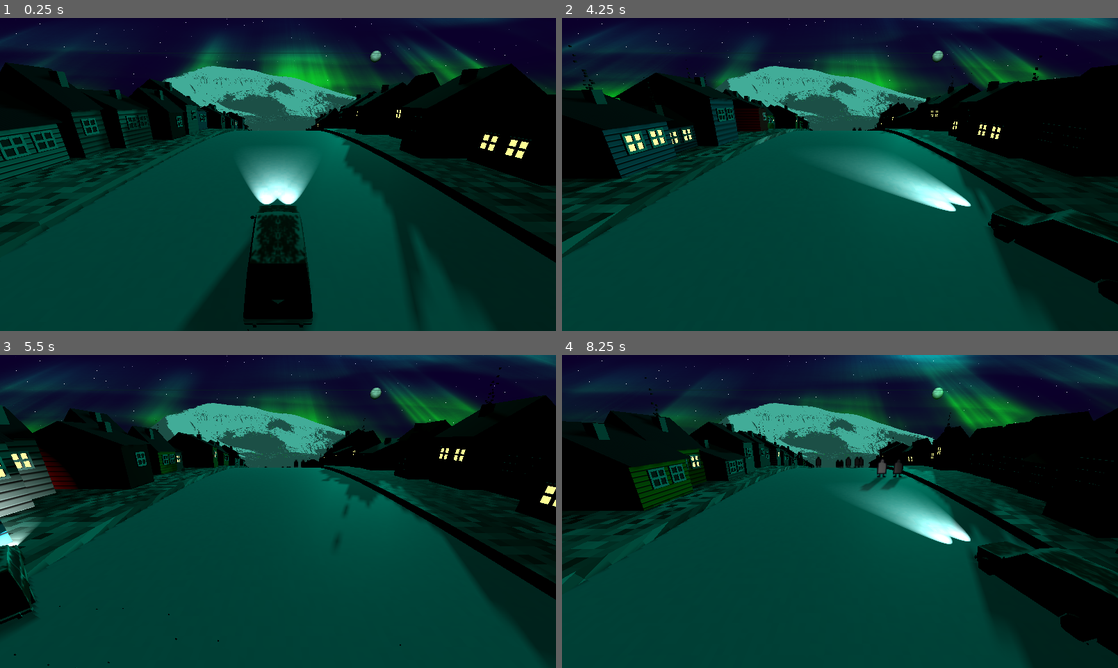
Above: before the commit, frames 1-4 (two rows, left to right).
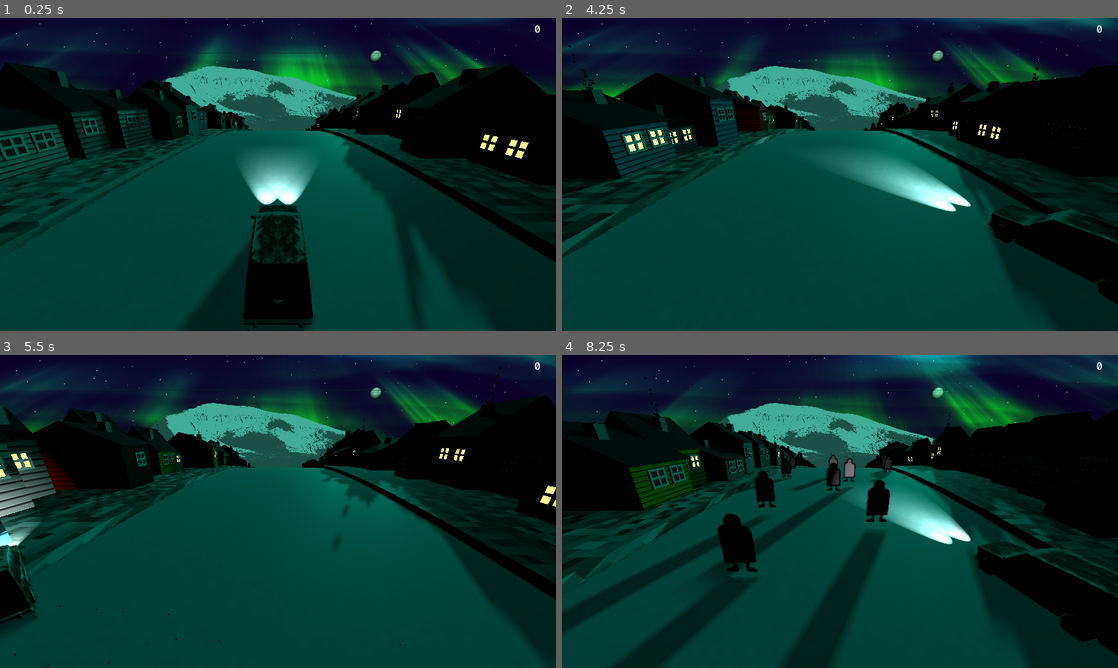
Above: after the commit, the same moments.

Repository: bjornarprytz/waves
Game: Godot game, scene res://main.tscn
Same seed, same stepped clock (60 frames per second), same inputs: the game is played once before the commit and once after it.
Inputs:
- Up to frame 1 (0.25 s): no input
- Up to frame 2 (4.25 s): hold Right (steer_right) 0.53-1.28 s; hold A (steer_left) 1.28-2.03 s; hold Right (steer_right) 2.03-3.53 s; hold A (steer_left) from 3.53 s (still down)
- Up to frame 3 (5.5 s): keep holding A (steer_left)
- Up to frame 4 (8.25 s): release A (steer_left) at 5.78 s; hold Right (steer_right) 5.78-8.03 s; hold A (steer_left) from 8.03 s (still down)

The runs differ from the first frame. In frame 1, less than 0.1% of the frame differs, in the area x 96-98%, y 2-5%; in frame 2, less than 0.1%; in frame 3, 0.1%; in frame 4, 9.1%, in the area x 0-98%, y 2-100%.

Commit message:
tourists

Diff:
--- a/src/autoloads/event_bus.gd
+++ b/src/autoloads/event_bus.gd
@@ -5,3 +5,5 @@
 # Add signals here for game-wide events. Access through the Events singleton
 
 signal game_over(win: bool)
+
+signal tourist_avoided(tourist: Tourist)
--- a/src/car.gd
+++ b/src/car.gd
@@ -77,3 +77,8 @@
 	self.rotation.y = - (momentum + extra_momentum) * .169
 
 	prev_momentum = momentum
+
+
+func _on_hit_box_area_entered(area: Area3D) -> void:
+	if area.owner is Tourist:
+		Events.game_over.emit(false)
--- a/src/car.tscn
+++ b/src/car.tscn
@@ -14,6 +14,9 @@
 colors = PackedColorArray(0.29219356, 0.2921887, 0.2921899, 1, 1, 1, 1, 1)
 
 [sub_resource type="SphereMesh" id="SphereMesh_k61xc"]
+
+[sub_resource type="BoxShape3D" id="BoxShape3D_k61xc"]
+size = Vector3(0.6328125, 0.4296875, 1.7290039)
 
 [node name="CarAnchor" type="Node3D"]
 script = ExtResource("1_7822p")
@@ -97,3 +100,11 @@
 spot_range = 20.0
 spot_attenuation = 2.33
 spot_angle = 20.0
+
+[node name="HitBox" type="Area3D" parent="."]
+
+[node name="Shape" type="CollisionShape3D" parent="HitBox"]
+transform = Transform3D(1, 0, 0, 0, 1, 0, 0, 0, 1, 0, 0.28515625, 0.022705078)
+shape = SubResource("BoxShape3D_k61xc")
+
+[connection signal="area_entered" from="HitBox" to="." method="_on_hit_box_area_entered"]
--- a/src/ground.gd
+++ b/src/ground.gd
@@ -2,6 +2,9 @@
 extends MeshInstance3D
 
 @export var rotation_speed: float = 1.0
+@export var tourist_frequency: float = .269
+
+const sidewalk_offset: float = 4.0
 
 var building_spawner = preload("res://building.tscn")
 var tourist_spawner = preload("res://tourist.tscn")
@@ -17,91 +20,95 @@
 var current_rotation: float = 0.0 # Track ground rotation
 
 func _ready() -> void:
-    assert(self.mesh.top_radius == self.mesh.bottom_radius)
+	assert(self.mesh.top_radius == self.mesh.bottom_radius)
 
-    var r = self.mesh.top_radius
+	var r = self.mesh.top_radius
 
-    var circumference_in_meters = r * 2 * PI
+	var circumference_in_meters = r * 2 * PI
 
-    degrees_per_meter = circumference_in_meters / 360.0
-    rads_per_meter = deg_to_rad(degrees_per_meter)
+	degrees_per_meter = circumference_in_meters / 360.0
+	rads_per_meter = deg_to_rad(degrees_per_meter)
 
-    print("Circumference: %f" % circumference_in_meters)
-    print("Rads/meter: %f" % rads_per_meter)
+	print("Circumference: %f" % circumference_in_meters)
+	print("Rads/meter: %f" % rads_per_meter)
 
-    _spawn_buildings()
-    _reset_tourist_timer()
+	_spawn_buildings()
+	_reset_tourist_timer()
 
 func _physics_process(delta: float) -> void:
-    var rotation_delta = rads_per_meter * delta * rotation_speed
-    self.rotate(Vector3.RIGHT, rotation_delta)
-    current_rotation += rotation_delta
+	var rotation_delta = rads_per_meter * delta * rotation_speed
+	self.rotate(Vector3.RIGHT, rotation_delta)
+	current_rotation += rotation_delta
 
-    # Handle tourist spawning
-    tourist_spawn_timer += delta
-    if tourist_spawn_timer >= next_tourist_spawn:
-        _spawn_tourist_group()
-        _reset_tourist_timer()
+	# Handle tourist spawning
+	tourist_spawn_timer += delta
+	if tourist_spawn_timer >= next_tourist_spawn:
+		_spawn_tourist()
+		_reset_tourist_timer()
 
 func _reset_tourist_timer():
-    next_tourist_spawn = randf_range(1.0, 2.0) # Random interval between 1-2 seconds
-    tourist_spawn_timer = 0.0
+	next_tourist_spawn = tourist_frequency * randf_range(0.5, 1.5)
+	tourist_spawn_timer = 0.0
 
-func _spawn_tourist_group():
-    var group_size = randi_range(1, 5) # Groups of 1-5 tourists
-    # Fixed world-space angle (behind the camera/horizon)
-    var world_spawn_angle_deg = 200.0 # Adjust this to match your red line position
-    # Compensate for ground rotation to keep spawn at fixed world position
-    var local_angle_rad = deg_to_rad(world_spawn_angle_deg) + current_rotation
-    var base_y = randf_range(-2.0, 2.0) # Random lane position
+func _spawn_tourist():
+	# Fixed world-space angle (behind the camera/horizon)
+	var world_spawn_angle_deg = 200.0 # Adjust this to match your red line position
+	# Compensate for ground rotation to keep spawn at fixed world position
+	var local_angle_rad = deg_to_rad(world_spawn_angle_deg) + current_rotation
 
-    for i in range(group_size):
-        var tourist_instance = tourist_spawner.instantiate()
+	var is_left_side = randf() < 0.5
+	var base_y = 0.0
+	if is_left_side:
+		base_y = - sidewalk_offset
+	else:
+		base_y = sidewalk_offset
 
-        var x = cos(local_angle_rad) * self.mesh.top_radius
-        var z = sin(local_angle_rad) * self.mesh.top_radius
-        var y = base_y + randf_range(-2.5, 2.5) # Slight variation within group
+	var tourist_instance = tourist_spawner.instantiate() as Tourist
 
-        add_child(tourist_instance)
-        tourist_instance.position = Vector3(x, y, z)
+	var x = cos(local_angle_rad) * self.mesh.top_radius
+	var z = sin(local_angle_rad) * self.mesh.top_radius
+	var y = base_y + randf_range(-.069, .069)
 
-        # Rotate tourist so Y-axis points away from wheel center (outward)
-        var outward = Vector3(x, 0, z).normalized()
-        var forward = Vector3.UP.cross(outward).normalized()
-        var right = -outward.cross(forward).normalized()
+	add_child(tourist_instance)
+	tourist_instance.position = Vector3(x, y, z)
+	tourist_instance.is_left_side = is_left_side
 
-        # Basis with Y-axis = outward, Z-axis = -forward, X-axis = right
-        tourist_instance.basis = Basis(right, outward, -forward)
-    print("Spawned %d tourists" % group_size)
+	# Rotate tourist so Y-axis points away from wheel center (outward)
+	var outward = Vector3(x, 0, z).normalized()
+	var forward = Vector3.UP.cross(outward).normalized()
+	var right = - outward.cross(forward).normalized()
+
+	# Basis with Y-axis = outward, Z-axis = -forward, X-axis = right
+	tourist_instance.basis = Basis(right, outward, -forward)
 
 func _spawn_buildings():
-    for d in range(360):
-        for is_left in [true, false]:
-            # Spawn buildings on either side of the road
-            var bldg_instance = building_spawner.instantiate() as Building
-            var placement = 0.0
-            if is_left:
-                placement = randf_range(left_building_range.x, left_building_range.y)
-            else:
-                placement = randf_range(right_building_range.x, right_building_range.y)
+	for d in range(360):
+		for is_left in [true, false]:
+			# Spawn buildings on either side of the road
+			var bldg_instance = building_spawner.instantiate() as Building
+			var placement = 0.0
+			if is_left:
+				placement = randf_range(left_building_range.x, left_building_range.y)
+			else:
+				placement = randf_range(right_building_range.x, right_building_range.y)
 
-            var angle_rad = deg_to_rad(d)
-            var x = cos(angle_rad) * (self.mesh.top_radius)
-            var z = sin(angle_rad) * (self.mesh.top_radius)
-            var y = placement
-            add_child(bldg_instance)
-            bldg_instance.position = Vector3(x, y, z)
+			var angle_rad = deg_to_rad(d)
+			var x = cos(angle_rad) * (self.mesh.top_radius)
+			var z = sin(angle_rad) * (self.mesh.top_radius)
+			var y = placement
+			add_child(bldg_instance)
+			bldg_instance.position = Vector3(x, y, z)
 
-            # Rotate building to stand upright and face away from center
-            # The outward direction from center
-            var outward = Vector3(x, 0, z).normalized()
-            # Building's up should be the outward direction
-            # Building's forward should point along the wheel's tangent
-            var forward = Vector3.UP.cross(outward).normalized()
-            var right = outward.cross(forward).normalized()
+			# Rotate building to stand upright and face away from center
+			# The outward direction from center
+			var outward = Vector3(x, 0, z).normalized()
+			# Building's up should be the outward direction
+			# Building's forward should point along the wheel's tangent
+			var forward = Vector3.UP.cross(outward).normalized()
+			var right = outward.cross(forward).normalized()
 
-            # Create basis: X=right, Y=up(outward), Z=-forward
-            var b = Basis(right, outward, -forward)
-            bldg_instance.basis = b
+			# Create basis: X=right, Y=up(outward), Z=-forward
+			var b = Basis(right, outward, -forward)
+			bldg_instance.basis = b
 
-            bldg_instance.add_features(is_left)
+			bldg_instance.add_features(is_left)
--- a/src/main.gd
+++ b/src/main.gd
@@ -1,11 +1,32 @@
 extends Node3D
 
-@onready var ground: Ground = %Ground
-@onready var car: Car = %Car
-@onready var camera: Camera3D = %Camera
+var _game_over_is_flashing = false
+
+var score: int = 0
+@onready var score_label: RichTextLabel = %Score
+@onready var game_over_label: RichTextLabel = %GameOver
+
+func _ready() -> void:
+	Events.game_over.connect(_on_game_over)
+	Events.tourist_avoided.connect(_on_tourist_avoided)
+	score_label.text = str(score)
+
+func _on_game_over(result: bool):
+	print("Game over... won? %s!" % result)
+
+	if (_game_over_is_flashing):
+		return
+
+	_game_over_is_flashing = true
+	for i in range(3):
+		game_over_label.show()
+		await get_tree().create_timer(0.369).timeout
+		game_over_label.hide()
+		await get_tree().create_timer(0.369).timeout
+	_game_over_is_flashing = false
 
 
-func _process(delta: float) -> void:
-	# Strafe the camera based on the car's position
-	var target_x = car.position.x * 0.5
-	#camera.position.x = lerp(camera.position.x, target_x, delta * 5.0)
+
+func _on_tourist_avoided(_tourist: Tourist):
+	score += 1
+	score_label.text = str(score)
--- a/src/main.tscn
+++ b/src/main.tscn
@@ -9,6 +9,7 @@
 [ext_resource type="AudioStream" uid="uid://dntxq22lnlcgt" path="res://assets/sound/bossfightfeeling - 02.04.2023, 12.26.wav" id="8_5vw27"]
 [ext_resource type="Shader" uid="uid://b7mfuslajspmy" path="res://moon.gdshader" id="8_kek77"]
 [ext_resource type="PackedScene" uid="uid://duqsj6w7ve83k" path="res://tourist_grinder.tscn" id="9_kek77"]
+[ext_resource type="PackedScene" uid="uid://b15ev0eotrj5" path="res://tourist_activator.tscn" id="10_4c57u"]
 
 [sub_resource type="ShaderMaterial" id="ShaderMaterial_sky"]
 shader = ExtResource("4_sky")
@@ -64,6 +65,52 @@
 
 [node name="CanvasLayer" type="CanvasLayer" parent="."]
 
+[node name="MarginContainer" type="MarginContainer" parent="CanvasLayer"]
+anchors_preset = 15
+anchor_right = 1.0
+anchor_bottom = 1.0
+grow_horizontal = 2
+grow_vertical = 2
+theme_override_constants/margin_left = 10
+theme_override_constants/margin_top = 10
+theme_override_constants/margin_right = 10
+theme_override_constants/margin_bottom = 10
+
+[node name="Control" type="Control" parent="CanvasLayer/MarginContainer"]
+layout_mode = 2
+
+[node name="Score" type="RichTextLabel" parent="CanvasLayer/MarginContainer/Control"]
+unique_name_in_owner = true
+layout_mode = 1
+anchors_preset = 1
+anchor_left = 1.0
+anchor_right = 1.0
+offset_left = -40.0
+offset_bottom = 40.0
+grow_horizontal = 0
+fit_content = true
+autowrap_mode = 0
+
+[node name="GameOver" type="RichTextLabel" parent="CanvasLayer/MarginContainer/Control"]
+unique_name_in_owner = true
+visible = false
+layout_mode = 1
+anchors_preset = 8
+anchor_left = 0.5
+anchor_top = 0.5
+anchor_right = 0.5
+anchor_bottom = 0.5
+offset_left = -20.0
+offset_top = -20.0
+offset_right = 20.0
+offset_bottom = 20.0
+grow_horizontal = 2
+grow_vertical = 2
+bbcode_enabled = true
+text = "[center]You're going to prison for that!"
+fit_content = true
+autowrap_mode = 0
+
 [node name="Mountain" parent="." instance=ExtResource("7_272bh")]
 transform = Transform3D(1, 0, 0, 0, 1, 0, 0, 0, 1, -13.761629, 1.5240517, -78.004196)
 
@@ -84,3 +131,6 @@
 
 [node name="TouristGrinder" parent="." instance=ExtResource("9_kek77")]
 transform = Transform3D(1, 0, 0, 0, 1, 0, 0, 0, 1, 0, -2.211856, 7.9329987)
+
+[node name="TouristActivator" parent="." instance=ExtResource("10_4c57u")]
+transform = Transform3D(1, 0, 0, 0, 1, 0, 0, 0, 1, 0, 0, -15.77558)
--- a/src/tourist.gd
+++ b/src/tourist.gd
@@ -4,6 +4,18 @@
 @onready var handle: Node3D = %Handle
 
 var is_walking: bool = false
+var is_left_side: bool = false
+
+func start_stumbling(delay: float = 0.0) -> void:
+	var target_x = randf_range(.5, 5.5)
+	if is_left_side:
+		target_x = - target_x
+
+	if (delay > 0.0):
+		await get_tree().create_timer(delay).timeout
+
+	var stumble_duration = randf_range(1.0, 2.0)
+	await walk(target_x, stumble_duration)
 
 func walk(x: float, duration: float):
 	if (is_walking):
@@ -19,5 +31,5 @@
 	is_walking = false
 
 func steps(x: float):
-	var v = pingpong(x*.69, .2)
+	var v = pingpong(x * .69, .2)
 	handle.position.y = v
--- /dev/null
+++ b/src/tourist_activator.gd
@@ -0,0 +1,7 @@
+extends Area3D
+
+
+func _on_area_entered(area: Area3D) -> void:
+	if area.owner is Tourist:
+		var tourist = area.owner as Tourist
+		tourist.start_stumbling()
--- /dev/null
+++ b/src/tourist_activator.tscn
@@ -0,0 +1,14 @@
+[gd_scene load_steps=3 format=3 uid="uid://b15ev0eotrj5"]
+
+[ext_resource type="Script" uid="uid://cue03ekkg2bh1" path="res://tourist_activator.gd" id="1_kwylg"]
+
+[sub_resource type="BoxShape3D" id="BoxShape3D_kek77"]
+size = Vector3(60.898438, 22.14746, 1)
+
+[node name="TouristActivator" type="Area3D"]
+script = ExtResource("1_kwylg")
+
+[node name="Shape" type="CollisionShape3D" parent="."]
+shape = SubResource("BoxShape3D_kek77")
+
+[connection signal="area_entered" from="." to="." method="_on_area_entered"]
--- a/src/tourist_grinder.gd
+++ b/src/tourist_grinder.gd
@@ -4,4 +4,5 @@
 
 func _on_area_entered(area: Area3D) -> void:
 	if area.owner is Tourist:
+		Events.tourist_avoided.emit(area.owner)
 		area.owner.queue_free()
Not shown: 1 places in src/car.tscn that only renumber resources
Not shown: 1 places in src/main.tscn that only renumber resources
Not shown, added: src/tourist_activator.gd.uid
Not shown, changed: readme.md
